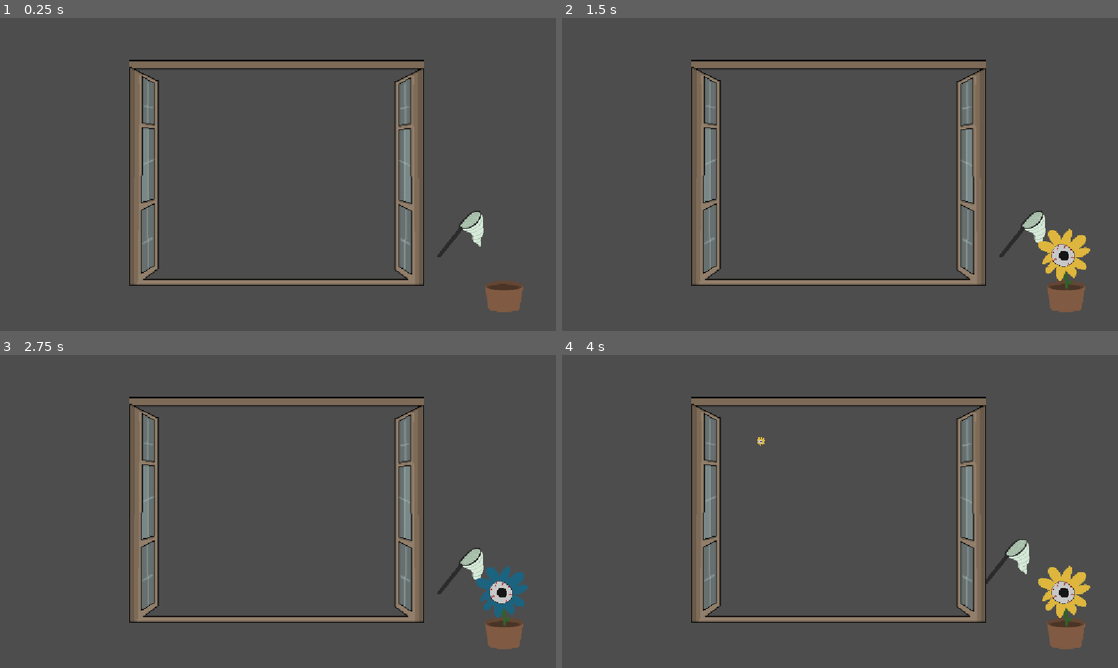
Above: before the commit, frames 1-4 (two rows, left to right).
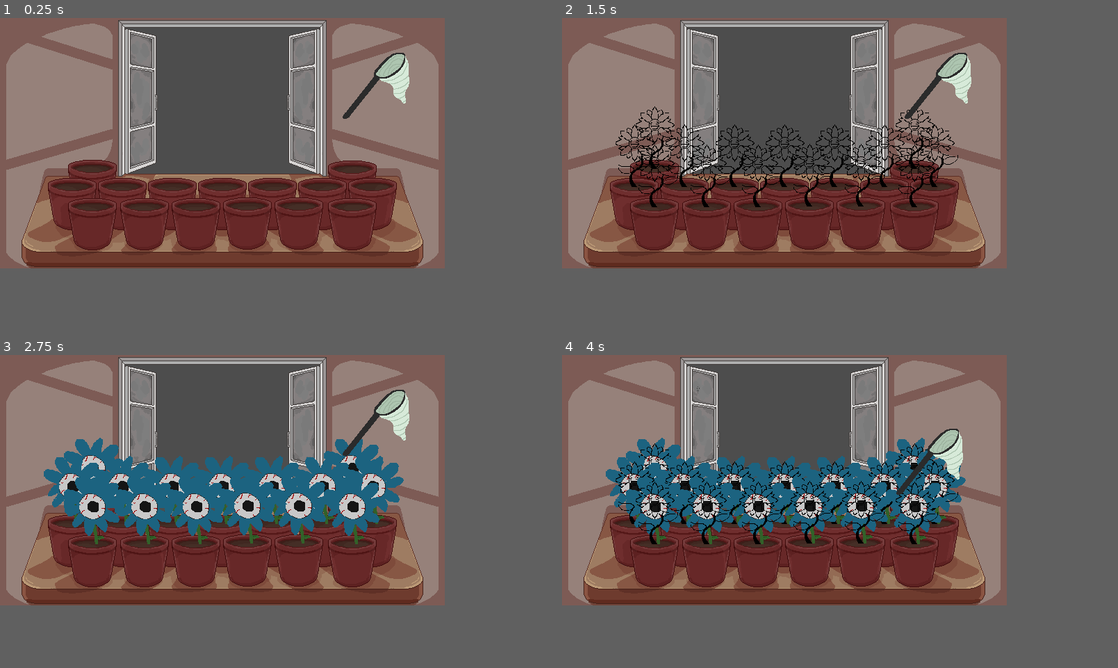
Above: after the commit, the same moments.

Repository: Hbox2000/SaturdayCheese-GameJam
Game: Godot game, scene res://Scenes/game.tscn
Same seed, same stepped clock (60 frames per second), same inputs: the game is played once before the commit and once after it.
Inputs (mouse positions are in pixels of both pictures, inside the frame that each line leads up to):
- Up to frame 1 (0.25 s): no input
- Up to frame 2 (1.5 s): tap Enter at 0.5 s; move the mouse to (962, 158) at 0.52 s; hold Right (ui_right) 0.53-1.28 s; click (962, 158) at 0.6 s; right-click (962, 158) at 0.8 s; move the mouse to (728, 190) at 1.27 s; hold Left (ui_left) from 1.28 s (still down); right-click (728, 190) at 1.35 s
- Up to frame 3 (2.75 s): click (166, 527) at 1.55 s; tap Space at 2 s; move the mouse to (333, 442) at 2.02 s; release Left (ui_left) at 2.03 s; hold Right (ui_right) from 2.03 s (still down); click (333, 442) at 2.1 s; right-click (333, 442) at 2.3 s
- Up to frame 4 (4 s): move the mouse to (812, 574) at 2.77 s; release Right (ui_right) at 2.78 s; hold Up (ui_up) 2.78-3.53 s; right-click (812, 574) at 2.85 s; click (812, 574) at 3.05 s; tap Enter at 3.5 s; move the mouse to (1006, 558) at 3.52 s; hold Left (ui_left) from 3.53 s (still down); click (1006, 558) at 3.6 s; right-click (1006, 558) at 3.8 s
In our replay, the window is 800x450 before the commit and 640x360 after it. These sizes can differ from the game's own. Grey fills any space a smaller window leaves; there, only what the larger window draws over its background counts as a difference.

The runs differ from the first frame. In frame 1, 54% of the frame differs, in the area x 0-95%, y 0-94%; in frame 2, 56%; in frame 3, 59%; in frame 4, 59%.

Commit message:
Made the tool base and net tools

Diff:
--- a/Scenes/game.tscn
+++ b/Scenes/game.tscn
@@ -1,18 +1,80 @@
 [gd_scene format=3 uid="uid://dmag40c803yf3"]
 
-[ext_resource type="PackedScene" uid="uid://ctpvwjw5hufp7" path="res://Scenes/pot.tscn" id="2_qxrlw"]
-[ext_resource type="PackedScene" uid="uid://cir5v0ri6kidm" path="res://Scenes/net.tscn" id="3_3dryh"]
-[ext_resource type="PackedScene" uid="uid://blj3123hay32q" path="res://Scenes/window.tscn" id="3_wrm1d"]
+[ext_resource type="Texture2D" uid="uid://euxyxkusgmie" path="res://Assets/FinalAssets/Backdrop.png" id="1_ebmjs"]
+[ext_resource type="Script" uid="uid://b3lxfe2cr8wef" path="res://Scripts/window.gd" id="2_qxrlw"]
+[ext_resource type="PackedScene" uid="uid://ctpvwjw5hufp7" path="res://Scenes/pot.tscn" id="3_wrm1d"]
+[ext_resource type="PackedScene" uid="uid://cir5v0ri6kidm" path="res://Scenes/net.tscn" id="4_3dryh"]
+
+[sub_resource type="RectangleShape2D" id="RectangleShape2D_ime0x"]
+size = Vector2(280, 211)
 
 [node name="Game" type="Node2D" unique_id=317577036]
 
 [node name="Camera2D" type="Camera2D" parent="." unique_id=517536445]
 
-[node name="Pot" parent="." unique_id=1865387772 instance=ExtResource("2_qxrlw")]
-position = Vector2(469, 247)
+[node name="TextureRect" type="TextureRect" parent="." unique_id=515180659]
+z_index = 1
+offset_left = -320.0
+offset_top = -180.0
+offset_right = 320.0
+offset_bottom = 180.0
+texture = ExtResource("1_ebmjs")
 
-[node name="Window" parent="." unique_id=654464002 instance=ExtResource("3_wrm1d")]
-position = Vector2(-3, -3)
+[node name="Window" type="Area2D" parent="." unique_id=723545422]
+position = Vector2(0, -63)
+script = ExtResource("2_qxrlw")
 
-[node name="Net" parent="." unique_id=371491515 instance=ExtResource("3_3dryh")]
-position = Vector2(379, 116)
+[node name="CollisionShape2D" type="CollisionShape2D" parent="Window" unique_id=1261866246]
+position = Vector2(0, 1.5)
+shape = SubResource("RectangleShape2D_ime0x")
+
+[node name="PotPlacements" type="Node2D" parent="." unique_id=1282507695]
+
+[node name="Pot" parent="PotPlacements" unique_id=1865387772 instance=ExtResource("3_wrm1d")]
+position = Vector2(-188, -13)
+
+[node name="Pot2" parent="PotPlacements" unique_id=1656480517 instance=ExtResource("3_wrm1d")]
+position = Vector2(186, -13)
+
+[node name="Pot3" parent="PotPlacements" unique_id=148418573 instance=ExtResource("3_wrm1d")]
+position = Vector2(-217, 13)
+
+[node name="Pot4" parent="PotPlacements" unique_id=2058856231 instance=ExtResource("3_wrm1d")]
+position = Vector2(-145, 13)
+
+[node name="Pot5" parent="PotPlacements" unique_id=2009061463 instance=ExtResource("3_wrm1d")]
+position = Vector2(-73, 13)
+
+[node name="Pot6" parent="PotPlacements" unique_id=565331622 instance=ExtResource("3_wrm1d")]
+position = Vector2(-1, 13)
+
+[node name="Pot7" parent="PotPlacements" unique_id=1957403614 instance=ExtResource("3_wrm1d")]
+position = Vector2(71, 13)
+
+[node name="Pot8" parent="PotPlacements" unique_id=601359749 instance=ExtResource("3_wrm1d")]
+position = Vector2(143, 13)
+
+[node name="Pot9" parent="PotPlacements" unique_id=1707527563 instance=ExtResource("3_wrm1d")]
+position = Vector2(215, 13)
+
+[node name="Pot10" parent="PotPlacements" unique_id=1785394172 instance=ExtResource("3_wrm1d")]
+position = Vector2(-188, 42)
+
+[node name="Pot11" parent="PotPlacements" unique_id=349034749 instance=ExtResource("3_wrm1d")]
+position = Vector2(-113, 42)
+
+[node name="Pot12" parent="PotPlacements" unique_id=565425514 instance=ExtResource("3_wrm1d")]
+position = Vector2(-39, 42)
+
+[node name="Pot13" parent="PotPlacements" unique_id=1130926498 instance=ExtResource("3_wrm1d")]
+position = Vector2(35, 41)
+
+[node name="Pot14" parent="PotPlacements" unique_id=966668341 instance=ExtResource("3_wrm1d")]
+position = Vector2(109, 41)
+
+[node name="Pot15" parent="PotPlacements" unique_id=1573650768 instance=ExtResource("3_wrm1d")]
+position = Vector2(186, 42)
+
+[node name="Net" parent="." unique_id=371491515 instance=ExtResource("4_3dryh")]
+z_index = 5
+position = Vector2(222, -90)
--- a/Scenes/net.tscn
+++ b/Scenes/net.tscn
@@ -1,20 +1,15 @@
 [gd_scene format=3 uid="uid://cir5v0ri6kidm"]
 
 [ext_resource type="PackedScene" uid="uid://dupkpwef6c11r" path="res://Scenes/tool.tscn" id="1_0ln44"]
-[ext_resource type="Texture2D" uid="uid://bdp31cp818vl6" path="res://Assets/DebugAssets/debugNet.png" id="2_ky24w"]
-
-[sub_resource type="RectangleShape2D" id="RectangleShape2D_2ui3f"]
+[ext_resource type="Script" uid="uid://ck0awpjmdx65i" path="res://Scripts/net.gd" id="2_ky24w"]
+[ext_resource type="Texture2D" uid="uid://bdp31cp818vl6" path="res://Assets/DebugAssets/debugNet.png" id="3_0rmr2"]
 
 [node name="Net" unique_id=371491515 instance=ExtResource("1_0ln44")]
+z_index = 6
+script = ExtResource("2_ky24w")
 
-[node name="Sprite2D" type="Sprite2D" parent="." index="0" unique_id=1787135597]
-texture = ExtResource("2_ky24w")
+[node name="Sprite2D" type="Sprite2D" parent="." index="1" unique_id=1462248705]
+texture = ExtResource("3_0rmr2")
 
-[node name="Area2D" type="Area2D" parent="Sprite2D" index="0" unique_id=871983417]
-position = Vector2(30.215, -3.67)
-scale = Vector2(1.735, 3.605)
-
-[node name="CollisionShape2D" type="CollisionShape2D" parent="Sprite2D/Area2D" index="0" unique_id=1026956610]
-shape = SubResource("RectangleShape2D_2ui3f")
-
-[connection signal="area_entered" from="Sprite2D/Area2D" to="." method="_on_area_2d_area_entered"]
+[node name="SeedPlacement" type="Node2D" parent="." index="2" unique_id=745169568]
+position = Vector2(21, -19)
--- a/Scenes/plant.tscn
+++ b/Scenes/plant.tscn
@@ -1,10 +1,11 @@
 [gd_scene format=3 uid="uid://dqfbkw0idq5u5"]
 
 [ext_resource type="Script" uid="uid://bw0a8bcnppwfv" path="res://Scripts/plant.gd" id="1_fgu4o"]
-[ext_resource type="Texture2D" uid="uid://bb1qapu77kplb" path="res://Assets/Plants/0_DebugPlant/0_DebugPlant.png" id="2_6gypx"]
+[ext_resource type="Texture2D" uid="uid://b6ek3c6t81vop" path="res://Assets/Plants/1_TestThing/0_TestThing.png" id="2_6gypx"]
 
 [node name="Plant" type="Node2D" unique_id=159524348]
 script = ExtResource("1_fgu4o")
 
 [node name="Sprite2D" type="Sprite2D" parent="." unique_id=1709508351]
+scale = Vector2(0.8, 0.8)
 texture = ExtResource("2_6gypx")
--- a/Scenes/pot.tscn
+++ b/Scenes/pot.tscn
@@ -1,24 +1,18 @@
 [gd_scene format=3 uid="uid://ctpvwjw5hufp7"]
 
-[ext_resource type="Texture2D" uid="uid://ditggacbww4px" path="res://Assets/DebugAssets/debugPot.png" id="1_cc2i1"]
 [ext_resource type="Script" uid="uid://bwv267opqjgwo" path="res://Scripts/pot.gd" id="1_rj0eo"]
 [ext_resource type="PackedScene" uid="uid://dqfbkw0idq5u5" path="res://Scenes/plant.tscn" id="3_tpvhl"]
 
 [sub_resource type="RectangleShape2D" id="RectangleShape2D_oki1f"]
-size = Vector2(78, 66)
+size = Vector2(9, 2)
 
-[node name="Pot" type="Node2D" unique_id=1865387772]
+[node name="Pot" type="Area2D" unique_id=1789276842 groups=["pot"]]
+z_index = 4
 script = ExtResource("1_rj0eo")
 
-[node name="Area2D" type="Area2D" parent="." unique_id=1789276842]
-
-[node name="CollisionShape2D" type="CollisionShape2D" parent="Area2D" unique_id=1956047614]
-position = Vector2(0, 4)
+[node name="CollisionShape2D" type="CollisionShape2D" parent="." unique_id=1956047614]
+position = Vector2(0.5, 51)
 shape = SubResource("RectangleShape2D_oki1f")
-
-[node name="Sprite2D" type="Sprite2D" parent="." unique_id=525173861]
-texture = ExtResource("1_cc2i1")
 
 [node name="Plant" parent="." unique_id=159524348 instance=ExtResource("3_tpvhl")]
 visible = false
-position = Vector2(-8, -74)
--- a/Scenes/seed.tscn
+++ b/Scenes/seed.tscn
@@ -2,14 +2,12 @@
 
 [ext_resource type="Script" uid="uid://i8kssggfhn16" path="res://Scripts/seed.gd" id="1_h627t"]
 
-[sub_resource type="RectangleShape2D" id="RectangleShape2D_ime0x"]
+[sub_resource type="RectangleShape2D" id="RectangleShape2D_nsswm"]
 
-[node name="Seed" type="Node2D" unique_id=625082182]
+[node name="Seed" type="Area2D" unique_id=1735421801 groups=["seed"]]
 script = ExtResource("1_h627t")
 
-[node name="Sprite2D" type="Sprite2D" parent="." unique_id=941957744]
+[node name="CollisionShape2D" type="CollisionShape2D" parent="." unique_id=900259258]
+shape = SubResource("RectangleShape2D_nsswm")
 
-[node name="Area2D" type="Area2D" parent="." unique_id=964454859 groups=["seed"]]
-
-[node name="CollisionShape2D" type="CollisionShape2D" parent="Area2D" unique_id=93929356]
-shape = SubResource("RectangleShape2D_ime0x")
+[node name="Sprite2D" type="Sprite2D" parent="." unique_id=1404331504]
--- a/Scenes/tool.tscn
+++ b/Scenes/tool.tscn
@@ -2,5 +2,13 @@
 
 [ext_resource type="Script" uid="uid://eivsqikg67cv" path="res://Scripts/tool.gd" id="1_v307u"]
 
-[node name="Tool" type="Node2D" unique_id=371491515]
+[sub_resource type="RectangleShape2D" id="RectangleShape2D_ime0x"]
+size = Vector2(63, 37)
+
+[node name="Area2D" type="Area2D" unique_id=321682570]
+z_index = 5
 script = ExtResource("1_v307u")
+
+[node name="CollisionShape2D" type="CollisionShape2D" parent="." unique_id=1202402340]
+position = Vector2(25, -10)
+shape = SubResource("RectangleShape2D_ime0x")
--- a/Scenes/wind.tscn
+++ /dev/null
@@ -1,6 +0,0 @@
-[gd_scene format=3 uid="uid://4mdlpyiaksdo"]
-
-[ext_resource type="Script" uid="uid://bmtdy6cmdpgi0" path="res://Scripts/wind.gd" id="1_gc4i6"]
-
-[node name="Wind" type="Node2D" unique_id=674933782]
-script = ExtResource("1_gc4i6")
--- a/Scenes/window.tscn
+++ b/Scenes/window.tscn
@@ -1,7 +1,6 @@
 [gd_scene format=3 uid="uid://blj3123hay32q"]
 
 [ext_resource type="Script" uid="uid://b3lxfe2cr8wef" path="res://Scripts/window.gd" id="1_efths"]
-[ext_resource type="Texture2D" uid="uid://c04qarq13b8gs" path="res://Assets/DebugAssets/debugWindow.png" id="2_0xhjo"]
 
 [sub_resource type="RectangleShape2D" id="RectangleShape2D_ime0x"]
 size = Vector2(601, 462)
@@ -9,11 +8,6 @@
 [node name="Window" type="Node2D" unique_id=654464002]
 script = ExtResource("1_efths")
 
-[node name="Sprite2D" type="Sprite2D" parent="." unique_id=632307430]
-z_index = 1
-scale = Vector2(2.037118, 2.037118)
-texture = ExtResource("2_0xhjo")
-
 [node name="Area2D" type="Area2D" parent="." unique_id=835419165]
 
 [node name="CollisionShape2D" type="CollisionShape2D" parent="Area2D" unique_id=1449145489]
--- a/Scripts/cropManager.gd
+++ b/Scripts/cropManager.gd
@@ -53,6 +53,7 @@
 
 	for i in range(5):
 		textures._inputTexture(load(path.path_join(str(i) + "_" + plantName + ".png")), i)
+		push_warning(path.path_join(str(i) + "_" + plantName + ".png"))
 
 	registeredPlants.append(textures)
 
--- a/Scripts/net.gd
+++ b/Scripts/net.gd
@@ -1,20 +1,44 @@
-extends Area2D
-var seedScene = load("res://Scenes/seed.tscn")
+extends "res://Scripts/tool.gd"
 
-var seedInv: Node2D = null
-# var inventory : seedScene
+@onready var seed_placement: Node2D = $SeedPlacement
 
-# Called when the node enters the scene tree for the first time.
+var captured_seed: Node2D = null
+
+func _process(delta: float) -> void:
+	if captured_seed and Input.is_action_just_pressed("left_click"):
+		var pot := _find_overlapping_pot()
+		if pot and not pot.hasPlant:
+			pot.addPlant(captured_seed.seedTextureId, 0)
+			captured_seed.queue_free()
+			captured_seed = null
+
+	super._process(delta)
+
 func _ready() -> void:
-	pass # Replace with function body.
+	super._ready()
+	monitoring = true
+	area_entered.connect(_on_area_entered)
 
+func _on_area_entered(area: Area2D) -> void:
+	if is_following() and captured_seed == null and area.is_in_group("seed"):
+		captured_seed = area
+		_capture_seed.call_deferred(area)
 
-# Called every frame. 'delta' is the elapsed time since the previous frame.
-func _process(delta: float) -> void:
-	pass
+func _capture_seed(capturedSeed: Area2D) -> void:
+	var old_parent := capturedSeed.get_parent()
+	if old_parent:
+		old_parent.remove_child(capturedSeed)
+	add_child(capturedSeed)
+	capturedSeed.position = seed_placement.position
+	capturedSeed.windActive = false
 
-func Use() -> void:
+func _find_overlapping_pot() -> Node2D:
+	for area in get_overlapping_areas():
+		if area.is_in_group("pot"):
+			return area
+	return null
 
-	if seedInv == null :
-		print("it's null")
-		pass
+func _on_returned() -> void:
+	if captured_seed:
+		captured_seed.queue_free()
+		captured_seed = null
--- a/Scripts/pot.gd
+++ b/Scripts/pot.gd
@@ -1,22 +1,23 @@
 extends Node2D
 
-var plantScene
+var plantScene = load("res://Scenes/plant.tscn")
+
+var hasPlant: bool = false
+
 # Called when the node enters the scene tree for the first time.
 func _ready() -> void:
-	plantScene = load("res://Scenes/plant.tscn")
-
 	pass # Replace with function body.
 
 # Called every frame. 'delta' is the elapsed time since the previous frame.
 func _process(delta: float) -> void:
 	if Input.is_action_just_pressed("ui_left"):
-		addPlant(0, 0)
+		addPlant(1, 0)
 
 func addPlant(plantId: int, plantStage: int):
-	var newPlant = plantScene.instantiate()
-	newPlant._plantTextureId = plantId
-	newPlant._plantStage = plantStage
+	hasPlant = true
+	var plant = plantScene.instantiate()
+	plant._plantTextureId = plantId
+	plant._plantStage = plantStage
+	plant.getTexture()
 
-
-	newPlant.position = position + Vector2(-8, -74)
-	get_tree().current_scene.add_child(newPlant)
+	add_child(plant)
--- a/Scripts/seed.gd
+++ b/Scripts/seed.gd
@@ -1,29 +1,30 @@
 extends Node2D
 @onready var sprite_2d: Sprite2D = $Sprite2D
-const windSpeed : float = 2
-var numFrames : int = 0
+const windSpeed : float = 0.5
+var numFrames : int = 2
 var mainPos : Vector2 = position
 var windowBounds: RectangleShape2D
 var windowCenter: Vector2
+var windActive: bool = true
 
-var _seedTextureId : int;
+var seedTextureId : int;
 
 # Called when the node enters the scene tree for the first time.
 func _ready() -> void:
 	mainPos = position
-	sprite_2d.scale = sprite_2d.scale / 6
-	_seedTextureId = randi_range(0, cropManager.maxSeedCount() - 1)
+	sprite_2d.scale = sprite_2d.scale / 12
+	seedTextureId = randi_range(0, cropManager.maxSeedCount() - 1)
 	sprite_2d.texture = getTexture() # this will error until the seed manager is implemented
 
 # Called every frame. 'delta' is the elapsed time since the previous frame.
 func _process(delta: float) -> void:
 	numFrames = numFrames + 1
 
-	position.y = mainPos.y + (20 * sin(numFrames * 0.05))
-	position.x = position.x + windSpeed
-
-	if position.x > windowCenter.x + windowBounds.size.x / 2 + 20:
-		queue_free()
+	if windActive:
+		position.y = mainPos.y + (20 * sin(numFrames * 0.01))
+		position.x = position.x + windSpeed
+		if position.x > windowCenter.x + windowBounds.size.x / 2 + 20:
+			queue_free()
 
 func getTexture() -> Resource:
-	return cropManager.getTexture(_seedTextureId, 0)
+	return cropManager.getTexture(seedTextureId, 0)
--- a/Scripts/tool.gd
+++ b/Scripts/tool.gd
@@ -1,27 +1,50 @@
-extends Node2D
+extends Area2D
+class_name Tool
 
-var mouse = get_global_mouse_position();
-var isOnMouse : bool = false
-# Called when the node enters the scene tree for the first time.
+@export var return_duration: float = 0.3
+
+var _original_position: Vector2
+var _is_following: bool = false
+var _tween: Tween
+
 func _ready() -> void:
-	pass # Replace with function body.
+	_original_position = global_position
 
+func _process(_delta: float) -> void:
+	if _is_following:
+		global_position = get_global_mouse_position()
 
-# Called every frame. 'delta' is the elapsed time since the previous frame.
-func _process(delta: float) -> void:
-	mouse = get_global_mouse_position()
-	if mouse.distance_to(position) < 40 :
-		isOnMouse = true
+	if not _is_following and Input.is_action_just_pressed("left_click"):
+		_pick_up()
 
-	if isOnMouse :
-		global_position = get_global_mouse_position()
-func _use() -> void:
+	if _is_following and Input.is_action_just_pressed("right_click"):
+		_release()
+		get_viewport().set_input_as_handled()
+
+func is_following() -> bool:
+	return _is_following
+
+func _pick_up() -> void:
+	_is_following = true
+	if _tween:
+		_tween.kill()
+	_on_picked_up()
+
+func _release() -> void:
+	_is_following = false
+	_on_released()
+	_return_to_origin()
+
+func _return_to_origin() -> void:
+	_tween = create_tween()
+	_tween.tween_property(self, "global_position", _original_position, return_duration)
+	_tween.tween_callback(_on_returned)
+
+func _on_picked_up() -> void:
 	pass
 
-func Use() -> void:
+func _on_released() -> void:
 	pass
 
-
-func _on_area_2d_area_entered(area: Area2D) -> void:
-	if area.is_in_group("seed"):
-		Use()
+func _on_returned() -> void:
+	pass
--- a/Scripts/wind.gd
+++ /dev/null
@@ -1,18 +0,0 @@
-extends Node2D
-
-const windSpeed : float = 2
-var numFrames : int = 0
-var mainPos : Vector2 = position
-
-# Called when the node enters the scene tree for the first time.
-func _ready() -> void:
-	position.y = randi_range(40, get_window().size.y - 40)
-	position.x = -200
-	mainPos = position
-
-# Called every frame. 'delta' is the elapsed time since the previous frame.
-func _process(delta: float) -> void:
-	numFrames = numFrames + 1
-
-	position.y = mainPos.y + (20 * sin(numFrames * 0.05))
-	position.x = position.x + windSpeed
--- a/Scripts/window.gd
+++ b/Scripts/window.gd
@@ -2,10 +2,11 @@
 
 const seedScene = preload("res://Scenes/seed.tscn")
 
-@onready var area: Area2D = $Area2D
-@onready var collision_shape: CollisionShape2D = $Area2D/CollisionShape2D
+@onready var window: Area2D = $"."
+@onready var collision_shape: CollisionShape2D = $CollisionShape2D
 var windowBounds: RectangleShape2D
 var numberOfPlants: int
+var centerPoint: Vector2
 
 # Called when the node enters the scene tree for the first time.
 func _ready() -> void:
@@ -19,10 +20,10 @@
 
 func spawnSeed(seedId: int) -> void:
 	var newSeed = seedScene.instantiate()
-	newSeed._seedTextureId = 0
+	newSeed.seedTextureId = 0
 	newSeed.windowBounds = windowBounds
 	newSeed.windowCenter = position
-	newSeed.position.y = randi_range(position.y - windowBounds.size.y / 2, position.y + windowBounds.size.y / 2)
-	newSeed.position.x = position.x - windowBounds.size.x / 2
+	newSeed.position.y = randi_range(collision_shape.position.y - windowBounds.size.y / 2, collision_shape.position.y + windowBounds.size.y / 2)
+	newSeed.position.x = collision_shape.position.x - windowBounds.size.x / 2 - 20
 
 	add_child(newSeed)
--- a/project.godot
+++ b/project.godot
@@ -20,12 +20,28 @@
 
 [display]
 
+window/size/viewport_width=640
+window/size/viewport_height=360
 window/stretch/mode="canvas_items"
 window/stretch/aspect="expand"
 
 [global_group]
 
 seed=""
+pot=""
+
+[input]
+
+left_click={
+"deadzone": 0.2,
+"events": [Object(InputEventMouseButton,"resource_local_to_scene":false,"resource_name":"","device":-1,"window_id":0,"alt_pressed":false,"shift_pressed":false,"ctrl_pressed":false,"meta_pressed":false,"button_mask":1,"position":Vector2(234, 8),"global_position":Vector2(243, 56),"factor":1.0,"button_index":1,"canceled":false,"pressed":true,"double_click":false,"script":null)
+]
+}
+right_click={
+"deadzone": 0.2,
+"events": [Object(InputEventMouseButton,"resource_local_to_scene":false,"resource_name":"","device":-1,"window_id":0,"alt_pressed":false,"shift_pressed":false,"ctrl_pressed":false,"meta_pressed":false,"button_mask":2,"position":Vector2(245, 19),"global_position":Vector2(254, 67),"factor":1.0,"button_index":2,"canceled":false,"pressed":true,"double_click":false,"script":null)
+]
+}
 
 [physics]
 
@@ -33,4 +49,5 @@
 
 [rendering]
 
+textures/canvas_textures/default_texture_filter=0
 rendering_device/driver.windows="d3d12"
Binary file added: Assets/DebugAssets/DebugBackground.png
Not shown, added: Assets/DebugAssets/DebugBackground.png.import
Binary file added: Assets/FinalAssets/Backdrop.png
Not shown, added: Assets/FinalAssets/Backdrop.png.import
Binary file added: Assets/FinalAssets/cursor.png
Not shown, added: Assets/FinalAssets/cursor.png.import
Binary file added: Assets/Plants/1_TestThing/0_TestThing.png
Not shown, added: Assets/Plants/1_TestThing/0_TestThing.png.import
Binary file added: Assets/Plants/1_TestThing/1_TestThing.png
Not shown, added: Assets/Plants/1_TestThing/1_TestThing.png.import
Binary file added: Assets/Plants/1_TestThing/2_TestThing.png
Not shown, added: Assets/Plants/1_TestThing/2_TestThing.png.import
(and 6 more such lines)
